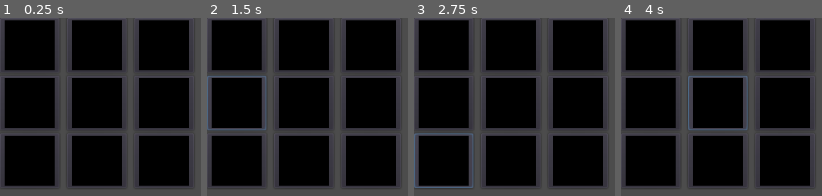
Above: before the commit, frames 1-4 (left to right).
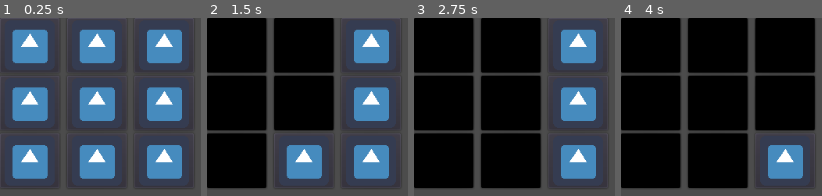
Above: after the commit, the same moments.

Repository: ayush1999-agarwal/SameColorTiles
Game: Godot game, scene res://GameScreen.tscn
The game is run twice, just before and just after one commit, with the same random seed, the same clock (stepped at 60 frames per second) and the same inputs. The engine's default icon, where the game draws it, is replaced by a stand-in: a white triangle on a blue panel in a dark square.
Inputs (mouse positions are in pixels of both pictures, inside the frame that each line leads up to):
- Up to frame 1 (0.25 s): no input
- Up to frame 2 (1.5 s): click (237, 44) at 0.5 s; click (237, 103) at 1.25 s
- Up to frame 3 (2.75 s): click (444, 160) at 2 s
- Up to frame 4 (4 s): click (717, 44) at 2.75 s; click (717, 103) at 3.5 s

The runs differ from the first frame. In frame 1, 63% of the frame differs, in the area x 2-95%, y 1-95%; in frame 2, 39%; in frame 3, 34%; in frame 4, 25%.

Commit message:
Change color of all affected tiles

Diff:
--- a/SameColorTiles/GameScreen.tscn
+++ b/SameColorTiles/GameScreen.tscn
@@ -3,8 +3,7 @@
 [ext_resource path="res://GridController.gd" type="Script" id=1]
 [ext_resource path="res://GridRow.gd" type="Script" id=2]
 [ext_resource path="res://GridColumn.gd" type="Script" id=3]
-
-[sub_resource type="GradientTexture2D" id=1]
+[ext_resource path="res://icon.png" type="Texture" id=4]
 
 [node name="GameScreen" type="Node2D"]
 
@@ -26,4 +25,4 @@
 [node name="GridButton_0_0" type="Button" parent="GridController/GridRow/GridColumn"]
 margin_right = 76.0
 margin_bottom = 70.0
-icon = SubResource( 1 )
+icon = ExtResource( 4 )
--- a/SameColorTiles/GridController.gd
+++ b/SameColorTiles/GridController.gd
@@ -15,5 +15,9 @@
 
 func _on_GridButton_pressed(which : Button):
 	var pressedButton : Vector2 = Utils.GetGridButtonFromName(which.name)
-	print ("Button " + str(pressedButton) + " was pressed.")
-	print("Adjacent Buttons: " + str(Utils.GetAdjacentBtns(pressedButton,gridSize)))
+	which.modulate = Color(0,0,0,1)
+
+	var adjacentBtnIds = Utils.GetAdjacentBtns(pressedButton,gridSize)
+
+	for btnId in adjacentBtnIds:
+		gridRow.get_child(btnId[0]).get_child(btnId[1]).modulate = Color(0,0,0,1)
